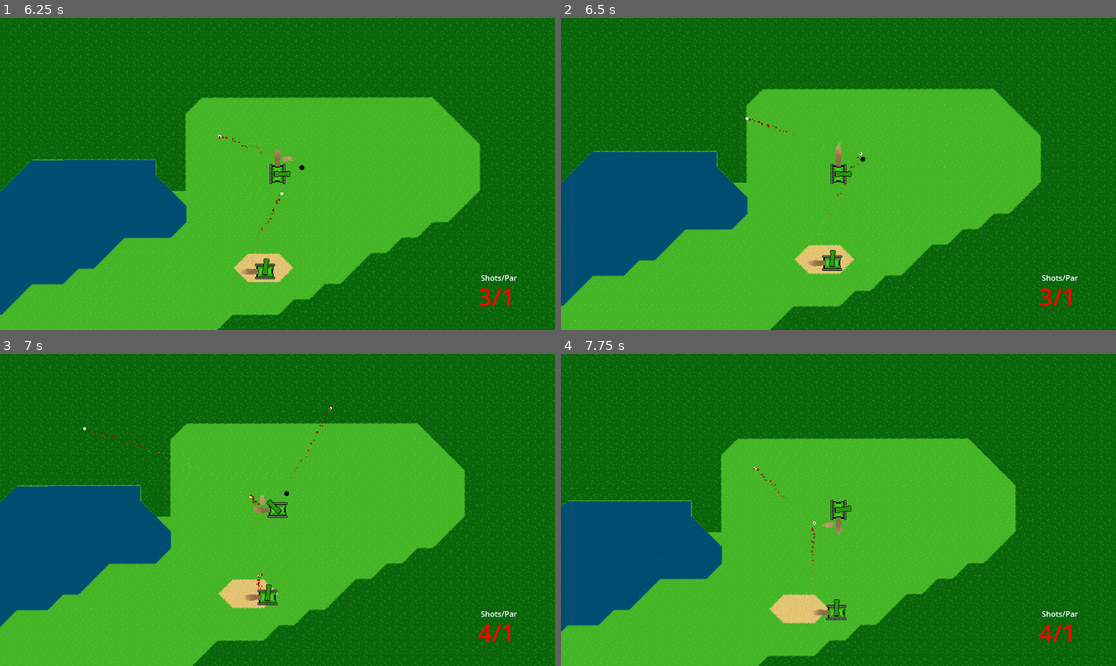
Above: before the commit, frames 1-4 (two rows, left to right).
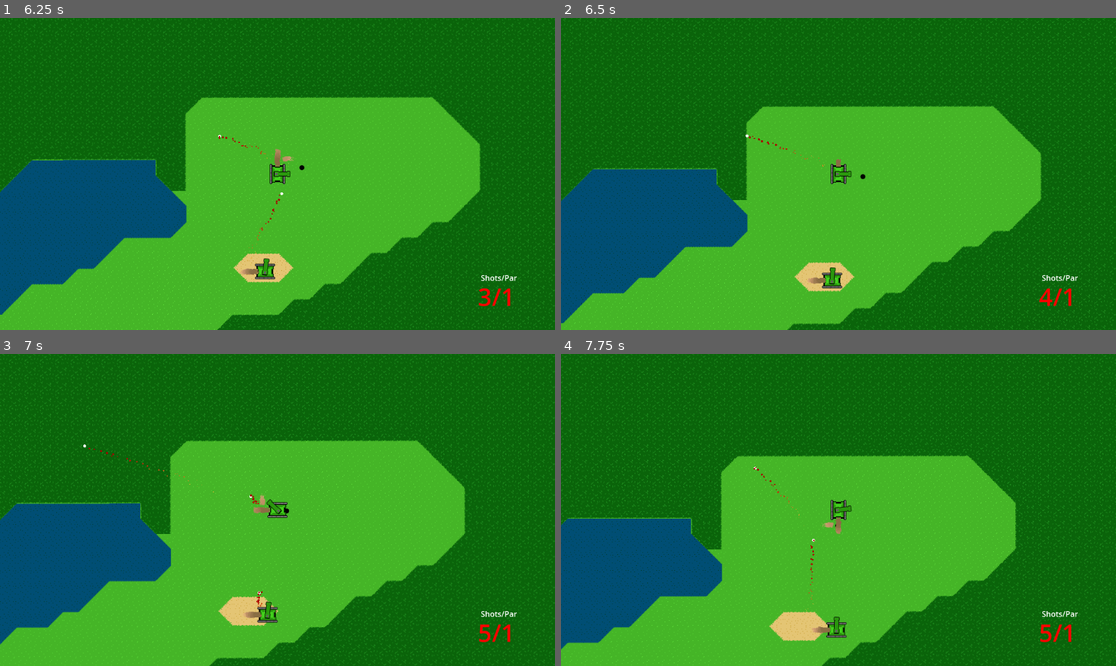
Above: after the commit, the same moments.

Repository: Sabertooth-Software/Bunker-Buster
Game: Godot game, scene res://Scenes/Levels/Hole 1.tscn
Two runs of this game, one before a commit and one after it. Both use one fixed random seed, a clock stepped at 60 frames per second and the inputs below. The engine's default icon, where the game draws it, is replaced by a stand-in: a white triangle on a blue panel in a dark square.
Inputs (mouse positions are in pixels of both pictures, inside the frame that each line leads up to):
- Up to frame 1 (6.25 s): click "Fight!" at 0.5 s; move the mouse to (399, 158) at 1.27 s; press the mouse at (399, 158) at 1.28 s; hold Right (right) 1.28-2.03 s; move the mouse to (166, 189) at 2.02 s; release the mouse at (166, 189) at 2.03 s; hold S (down) 2.03-2.78 s; tap Space (shoot) at 2.1, 3.6, 5.1 s; move the mouse to (333, 105) at 2.77 s; press the mouse at (333, 105) at 2.78 s; hold Right (right) 2.78-3.53 s; move the mouse to (249, 236) at 3.52 s; release the mouse at (249, 236) at 3.53 s; hold Up (up) 3.53-4.28 s; move the mouse to (444, 220) at 4.27 s; press the mouse at (444, 220) at 4.28 s; hold A (left) 4.28-5.78 s; move the mouse to (111, 127) at 5.02 s; release the mouse at (111, 127) at 5.03 s; move the mouse to (305, 174) at 5.77 s; press the mouse at (305, 174) at 5.78 s; hold S (down) from 5.78 s (still down)
- Up to frame 2 (6.5 s): keep holding S (down)
- Up to frame 3 (7 s): move the mouse to (194, 432) at 6.52 s; release S (down) at 6.53 s; release the mouse at (194, 432) at 6.53 s; hold Right (right) from 6.53 s (still down); tap Space (shoot) at 6.6 s
- Up to frame 4 (7.75 s): move the mouse to (960, 494) at 7.27 s; release Right (right) at 7.28 s; press the mouse at (960, 494) at 7.28 s; hold Up (up) from 7.28 s (still down)

Frame 1 is identical in both runs. In frame 2, 15% of the frame differs, in the area x 0-100%, y 0-100%; in frame 3, 14%; in frame 4, 14%.

Commit message:
Fix things for tank

Diff:
--- a/Scripts/Characters/Tank.gd
+++ b/Scripts/Characters/Tank.gd
@@ -31,6 +31,6 @@
 	canon.rotate(PI/2)
 
 func _on_hit(_body_rid: RID, _body: Node2D, _body_shape_index: int, _local_shape_index: int):
-	if body is Bullet and self not in body.get_collision_exceptions():
-		body.queue_free()
+	if _body is Bullet and self not in _body.get_collision_exceptions():
+		_body.queue_free()
 		print("ahh")
--- a/Scripts/MainCharacter.gd
+++ b/Scripts/MainCharacter.gd
@@ -28,7 +28,8 @@
 			super.move(moving_vector)
 
 
-func _on_hit(_body_rid: RID, _body: Node2D, _body_shape_index: int, _local_shape_index: int):
-	if body is Bullet and self not in body.get_collision_exceptions():
+func _on_hit(body_rid: RID, _body: Node2D, body_shape_index: int, local_shape_index: int):
+	super._on_hit(body_rid, _body, body_shape_index, local_shape_index)
+	if _body is Bullet and self not in _body.get_collision_exceptions():
 		global_position = _start_position
 		ShotCounter.shoot.emit()
